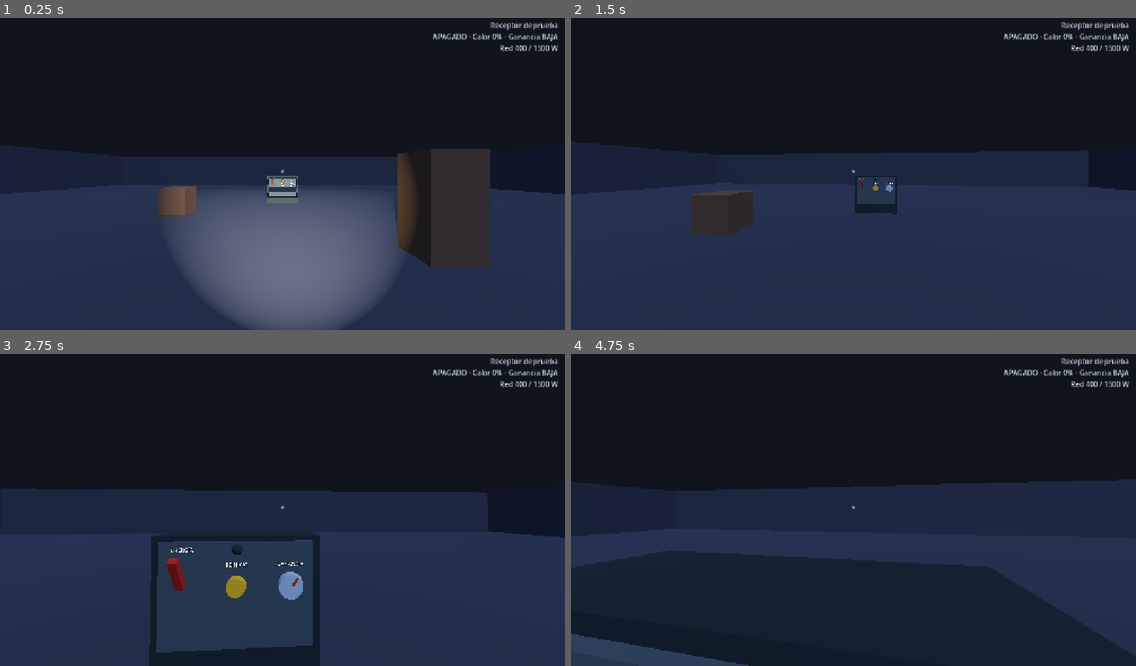
Above: before the commit, frames 1-4 (two rows, left to right).
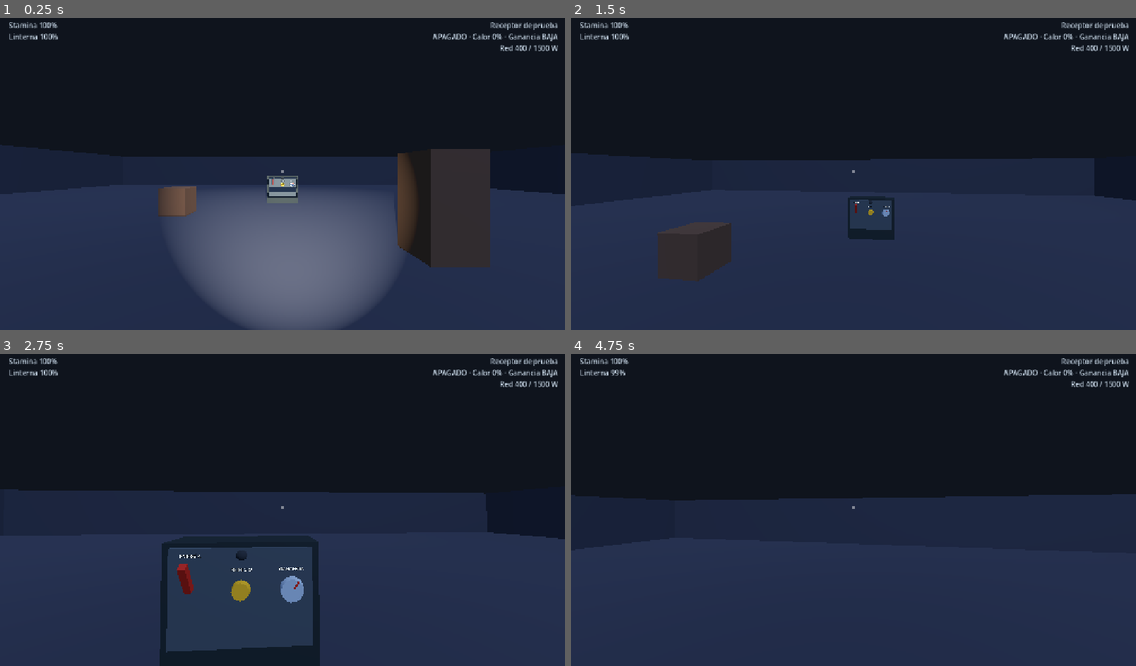
Above: after the commit, the same moments.

Repository: kodkodnap/kenoma
Game: Godot game, scene res://scenes/main.tscn
Two runs of this game, one before a commit and one after it. Both use one fixed random seed, a clock stepped at 60 frames per second and the inputs below.
Inputs (mouse positions are in pixels of both pictures, inside the frame that each line leads up to):
- Up to frame 1 (0.25 s): no input
- Up to frame 2 (1.5 s): tap Enter at 0.5 s; move the mouse to (881, 170) at 0.52 s; hold F (flashlight) 0.53-1.28 s; hold W (move_forward) from 0.53 s (still down); tap Space (jump, bound only after the commit) at 0.77, 1.07 s; tap E (interact) at 0.8, 1.35 s; move the mouse to (825, 174) at 1.27 s
- Up to frame 3 (2.75 s): keep holding W (move_forward); tap Space (jump, bound only after the commit) at 1.52, 1.82 s; tap Shift (sprint) at 1.55 s; move the mouse to (293, 500) at 2.02 s; hold Shift (sprint) from 2.03 s (still down); tap Ctrl (crouch, bound only after the commit) at 2.3 s
- Up to frame 4 (4.75 s): keep holding W (move_forward); move the mouse to (847, 513) at 2.77 s; release Shift (sprint) at 2.78 s; tap Ctrl (crouch, bound only after the commit) at 2.85 s; tap Space (jump, bound only after the commit) at 3.02, 3.05, 3.32, 3.5, 3.6, 3.77, 4.07, 4.52 s; move the mouse to (893, 510) at 3.52 s; hold F (flashlight) 3.53-4.28 s; move the mouse to (808, 503) at 4.27 s; tap F (flashlight) at 4.35 s; tap E (interact) at 4.55 s

The runs differ from the first frame. In frame 1, 0.2% of the frame differs, in the area x 1-11%, y 1-7%; in frame 2, 7.0%; in frame 3, 3.3%; in frame 4, 33%, in the area x 0-100%, y 1-100%.

Commit message:
hito 1: jugador con stamina, agacharse y salto

Diff:
--- a/godot/data/balance.tres
+++ b/godot/data/balance.tres
@@ -4,8 +4,18 @@
 
 [resource]
 script = ExtResource("1_balance")
-walk_speed = 3.2
-sprint_speed = 5.6
+walk_speed = 4.0
+sprint_speed = 8.0
+crouch_speed = 1.5
+jump_velocity = 4.5
 ground_acceleration = 40.0
 air_acceleration = 8.0
+stand_height = 1.8
+crouch_height = 1.2
+head_height = 1.62
+crouch_head_height = 1.0
+stamina_max = 100.0
+stamina_drain_per_second = 12.0
+stamina_regen_per_second = 10.0
+stamina_sprint_min = 15.0
 flashlight_drain_per_second = 0.006
--- a/godot/project.godot
+++ b/godot/project.godot
@@ -47,6 +47,16 @@
 "events": [Object(InputEventKey,"resource_local_to_scene":false,"resource_name":"","device":-1,"window_id":0,"alt_press …(195 unchanged characters)…
 ]
 }
+jump={
+"deadzone": 0.2,
+"events": [Object(InputEventKey,"resource_local_to_scene":false,"resource_name":"","device":-1,"window_id":0,"alt_pressed":false,"shift_pressed":false,"ctrl_pressed":false,"meta_pressed":false,"pressed":false,"keycode":0,"physical_keycode":32,"key_label":0,"unicode":0,"location":0,"echo":false,"script":null)
+]
+}
+crouch={
+"deadzone": 0.2,
+"events": [Object(InputEventKey,"resource_local_to_scene":false,"resource_name":"","device":-1,"window_id":0,"alt_pressed":false,"shift_pressed":false,"ctrl_pressed":false,"meta_pressed":false,"pressed":false,"keycode":0,"physical_keycode":4194326,"key_label":0,"unicode":0,"location":0,"echo":false,"script":null)
+]
+}
 flashlight={
 "deadzone": 0.2,
 "events": [Object(InputEventKey,"resource_local_to_scene":false,"resource_name":"","device":-1,"window_id":0,"alt_press …(190 unchanged characters)…
--- a/godot/scenes/ui/hud.tscn
+++ b/godot/scenes/ui/hud.tscn
@@ -61,6 +61,15 @@
 mouse_filter = 2
 color = Color(1, 0.72, 0.25, 1)
 
+[node name="Vitals" type="Label" parent="."]
+offset_left = 20.0
+offset_top = 16.0
+offset_right = 360.0
+offset_bottom = 90.0
+mouse_filter = 2
+theme_override_colors/font_color = Color(0.78, 0.84, 0.9, 1)
+theme_override_font_sizes/font_size = 16
+
 [node name="Status" type="Label" parent="."]
 anchor_left = 1.0
 anchor_right = 1.0
--- a/godot/scripts/core/game_balance.gd
+++ b/godot/scripts/core/game_balance.gd
@@ -3,10 +3,22 @@
 ## Parámetros de balance del juego. Se editan en data/balance.tres, nunca en los scripts.
 
 @export_group("Jugador")
-@export var walk_speed: float = 3.2
-@export var sprint_speed: float = 5.6
+@export var walk_speed: float = 4.0
+@export var sprint_speed: float = 8.0
+@export var crouch_speed: float = 1.5
+@export var jump_velocity: float = 4.5
 @export var ground_acceleration: float = 40.0
 @export var air_acceleration: float = 8.0
+@export var stand_height: float = 1.8
+@export var crouch_height: float = 1.2
+@export var head_height: float = 1.62
+@export var crouch_head_height: float = 1.0
+
+@export_group("Stamina")
+@export var stamina_max: float = 100.0
+@export var stamina_drain_per_second: float = 12.0
+@export var stamina_regen_per_second: float = 10.0
+@export var stamina_sprint_min: float = 15.0
 
 @export_group("Linterna")
 ## Fracción de batería consumida por segundo (0.006 ≈ 2 min 45 s de luz).
--- a/godot/scripts/core/main.gd
+++ b/godot/scripts/core/main.gd
@@ -10,6 +10,7 @@
 func _ready() -> void:
 	hud.machine = machine
 	hud.grid = grid
+	hud.player = player
 	grid.register(machine.consumer)
 	player.focus_changed.connect(hud.set_focus)
 	player.hold_changed.connect(hud.set_hold_progress)
--- a/godot/scripts/player/player.gd
+++ b/godot/scripts/player/player.gd
@@ -15,17 +15,25 @@
 @onready var head: Node3D = $Head
 @onready var camera: Camera3D = $Head/Camera3D
 @onready var flashlight: SpotLight3D = $Head/Camera3D/Flashlight
+@onready var collision: CollisionShape3D = $Collision
 
 var current_interactable: Interactable = null
+var stamina: float = 100.0
+var crouched: bool = false
+var battery: float = 1.0
 
 var _pitch: float = 0.0
-var _battery: float = 1.0
 var _gravity: float = float(ProjectSettings.get_setting("physics/3d/default_gravity"))
 var _hold_target: Interactable = null
 var _hold_elapsed: float = 0.0
+var _capsule: CapsuleShape3D
 
 
 func _ready() -> void:
+	_capsule = collision.shape.duplicate() as CapsuleShape3D
+	collision.shape = _capsule
+	_apply_stance()
+	stamina = balance.stamina_max
 	Input.set_mouse_mode(Input.MOUSE_MODE_CAPTURED)
 
 
@@ -43,14 +51,31 @@
 
 
 func _physics_process(delta: float) -> void:
+	_set_crouched(Input.is_action_pressed("crouch"))
+
 	if not is_on_floor():
 		velocity.y -= _gravity * delta
+	elif Input.is_action_just_pressed("jump"):
+		velocity.y = balance.jump_velocity
 
 	var input_dir := Input.get_vector("move_left", "move_right", "move_forward", "move_back")
 	var direction := (transform.basis * Vector3(input_dir.x, 0.0, input_dir.y)).normalized()
-	var speed := balance.sprint_speed if Input.is_action_pressed("sprint") else balance.walk_speed
+	var moving := input_dir.length() > 0.1
+	var can_sprint := Input.is_action_pressed("sprint") and moving and not crouched \
+		and stamina >= balance.stamina_sprint_min and is_on_floor()
+
+	var speed := balance.walk_speed
+	if crouched:
+		speed = balance.crouch_speed
+	elif can_sprint:
+		speed = balance.sprint_speed
+
+	if can_sprint:
+		stamina = maxf(0.0, stamina - balance.stamina_drain_per_second * delta)
+	else:
+		stamina = minf(balance.stamina_max, stamina + balance.stamina_regen_per_second * delta)
+
 	var acceleration := balance.ground_acceleration if is_on_floor() else balance.air_acceleration
-
 	velocity.x = move_toward(velocity.x, direction.x * speed, acceleration * delta)
 	velocity.z = move_toward(velocity.z, direction.z * speed, acceleration * delta)
 	move_and_slide()
@@ -59,16 +84,31 @@
 	_update_interaction(delta)
 
 
+func _set_crouched(value: bool) -> void:
+	if crouched == value:
+		return
+	# shortcut: al levantarse no comprueba techo; añadir con los conductos del hito 3.
+	crouched = value
+	_apply_stance()
+
+
+func _apply_stance() -> void:
+	var height := balance.crouch_height if crouched else balance.stand_height
+	_capsule.height = height
+	collision.position.y = height * 0.5
+	head.position.y = balance.crouch_head_height if crouched else balance.head_height
+
+
 func _process(delta: float) -> void:
 	if not flashlight.visible:
 		return
-	_battery = maxf(0.0, _battery - balance.flashlight_drain_per_second * delta)
-	if _battery == 0.0:
+	battery = maxf(0.0, battery - balance.flashlight_drain_per_second * delta)
+	if battery == 0.0:
 		flashlight.visible = false
 
 
 func _toggle_flashlight() -> void:
-	if _battery > 0.0:
+	if battery > 0.0:
 		flashlight.visible = not flashlight.visible
 
 
--- a/godot/scripts/ui/hud.gd
+++ b/godot/scripts/ui/hud.gd
@@ -4,12 +4,14 @@
 
 var machine: TestMachine
 var grid: PowerGrid
+var player: Player
 
 @onready var crosshair: ColorRect = $Crosshair
 @onready var prompt: Label = $Prompt
 @onready var hold_bar: Control = $HoldBar
 @onready var hold_fill: ColorRect = $HoldBar/Fill
 @onready var status: Label = $Status
+@onready var vitals: Label = $Vitals
 
 var _target: Interactable
 var _status_timer: float = 0.0
@@ -34,6 +36,7 @@
 
 
 func _process(delta: float) -> void:
+	_refresh_vitals()
 	if _target != null:
 		_refresh_prompt()
 
@@ -50,6 +53,16 @@
 	status.text = text
 
 
+func _refresh_vitals() -> void:
+	if player == null:
+		return
+	var stamina_pct := roundi(clampf(player.stamina / player.balance.stamina_max, 0.0, 1.0) * 100.0)
+	var battery_pct := roundi(clampf(player.battery, 0.0, 1.0) * 100.0)
+	var text := "Stamina %d%%\nLinterna %d%%" % [stamina_pct, battery_pct]
+	if vitals.text != text:
+		vitals.text = text
+
+
 func _refresh_prompt() -> void:
 	if _target == null:
 		return
--- a/godot/tests/smoke.gd
+++ b/godot/tests/smoke.gd
@@ -40,6 +40,96 @@
 	_check(main.get_node_or_null("Level/Floor/Collision") is CollisionShape3D, "suelo con colisión", failures)
 	_check(main.get_node_or_null("PerfOverlay") != null, "overlay de rendimiento presente", failures)
 	_check(machine.definition != null, "definición de máquina cargada", failures)
+
+	# Hito 1: contrato de movimiento, stamina y linterna.
+	var balance := player.balance
+	_check(is_equal_approx(_number(balance, "walk_speed", 0.0), 4.0), "balance: andar 4 m/s", failures)
+	_check(is_equal_approx(_number(balance, "sprint_speed", 0.0), 8.0), "balance: correr 8 m/s", failures)
+	_check(is_equal_approx(_number(balance, "crouch_speed", 0.0), 1.5), "balance: agachado 1.5 m/s", failures)
+	_check(player.get("stamina") != null, "jugador expone stamina", failures)
+	_check(player.get("crouched") != null, "jugador expone estado agachado", failures)
+	_check(player.get("battery") != null, "jugador expone batería de linterna", failures)
+	_check(hud.get("vitals") is Label, "HUD tiene panel de vitales", failures)
+
+	# Hito 1: movimiento, stamina, agacharse y salto.
+	var walk_speed := await _measure_speed(player, "")
+	_check(walk_speed > 3.7 and walk_speed < 4.3, "andar a ~4 m/s", failures)
+
+	var stamina_before := player.stamina
+	var sprint_speed := await _measure_speed(player, "sprint")
+	_check(sprint_speed > 7.5, "correr a ~8 m/s", failures)
+	_check(player.stamina < stamina_before, "correr consume stamina", failures)
+
+	player.stamina = 10.0
+	var tired_speed := await _measure_speed(player, "sprint")
+	_check(tired_speed < 5.0, "stamina baja bloquea correr", failures)
+
+	player.stamina = 40.0
+	_reset_player(player, Vector3(0.0, 0.05, 0.0))
+	for i in 30:
+		await physics_frame
+	_check(player.stamina > 40.0, "stamina se recupera al parar", failures)
+
+	player.stamina = 100.0
+	_reset_player(player, Vector3(0.0, 0.05, 0.0))
+	Input.action_press("crouch")
+	for i in 3:
+		await physics_frame
+	var collision := player.get_node("Collision") as CollisionShape3D
+	_check(player.crouched, "agacharse activa el estado", failures)
+	_check(player.head.position.y < 1.3, "agacharse baja la cámara", failures)
+	_check((collision.shape as CapsuleShape3D).height < 1.5, "agacharse reduce la cápsula", failures)
+	Input.action_release("crouch")
+	for i in 3:
+		await physics_frame
+	_check(not player.crouched, "soltar agacharse se pone de pie", failures)
+
+	var crouch_speed := await _measure_speed(player, "crouch")
+	_check(crouch_speed < 2.2, "agachado a ~1.5 m/s", failures)
+
+	_reset_player(player, Vector3(0.0, 0.05, 0.0))
+	for i in 5:
+		await physics_frame
+	var jump_start := player.global_position.y
+	Input.action_press("jump")
+	await physics_frame
+	Input.action_release("jump")
+	for i in 5:
+		await physics_frame
+	_check(player.global_position.y > jump_start + 0.04, "el jugador salta", failures)
+
+	_reset_player(player, Vector3(18.5, 0.05, 6.0))
+	Input.action_press("move_right")
+	for i in 40:
+		await physics_frame
+	Input.action_release("move_right")
+	_check(player.global_position.x < 19.8, "el jugador no atraviesa la pared", failures)
+
+	player.stamina = 42.0
+	hud._refresh_vitals()
+	_check(hud.vitals.text.contains("42"), "HUD muestra la stamina", failures)
+	_check(hud.vitals.text.contains("Linterna"), "HUD muestra la linterna", failures)
+	player.stamina = 100.0
+
+	# La linterna es la del prototipo: se conserva y se comprueba que sigue funcionando.
+	var light := player.flashlight
+	var light_was_on := light.visible
+	var toggle := InputEventKey.new()
+	toggle.physical_keycode = KEY_F
+	toggle.pressed = true
+	player._unhandled_input(toggle)
+	_check(light.visible != light_was_on, "F enciende y apaga la linterna", failures)
+	player._unhandled_input(toggle)
+	player.battery = 0.001
+	light.visible = true
+	player._process(1.0)
+	_check(player.battery == 0.0 and not light.visible, "la linterna se apaga sin batería", failures)
+	player.battery = 1.0
+	light.visible = true
+
+	_reset_player(player, Vector3(0.0, 0.05, 6.0))
+	for i in 2:
+		await physics_frame
 
 	var start := player.global_position
 	Input.action_press("move_forward")
@@ -126,6 +216,37 @@
 	_check(machine.state == Machine.State.OFF, "la red se recupera al bajar la carga", failures)
 
 	_finish(failures)
+
+
+func _measure_speed(player: Player, action: String) -> float:
+	_reset_player(player, Vector3(0.0, 0.05, 0.0))
+	for i in 2:
+		await physics_frame
+	Input.action_press("move_forward")
+	if action != "":
+		Input.action_press(action)
+	for i in 24:
+		await physics_frame
+	var speed := Vector2(player.velocity.x, player.velocity.z).length()
+	Input.action_release("move_forward")
+	if action != "":
+		Input.action_release(action)
+	for i in 2:
+		await physics_frame
+	return speed
+
+
+func _reset_player(player: Player, position: Vector3) -> void:
+	_release_actions()
+	player.global_position = position
+	player.velocity = Vector3.ZERO
+	player.rotation = Vector3.ZERO
+	player.head.rotation = Vector3.ZERO
+
+
+func _release_actions() -> void:
+	for action in ["move_forward", "move_back", "move_left", "move_right", "sprint", "crouch", "jump", "interact"]:
+		Input.action_release(action)
 
 
 func _stand_and_aim(player: Player, target: Node3D, distance: float) -> void:
@@ -152,3 +273,10 @@
 		print("OK  " + label)
 	else:
 		failures.append(label)
+
+
+func _number(object: Object, property: StringName, fallback: float) -> float:
+	var value: Variant = object.get(property)
+	if value == null:
+		return fallback
+	return float(value)
Not shown, changed: godot/AGENTS.md
Not shown, changed: godot/docs/ARCHITECTURE.md
Not shown, changed: godot/docs/DESIGN.md
Not shown, changed: godot/docs/ORIGINAL_FEATURES.md
Not shown, changed: godot/docs/TASKS.md
